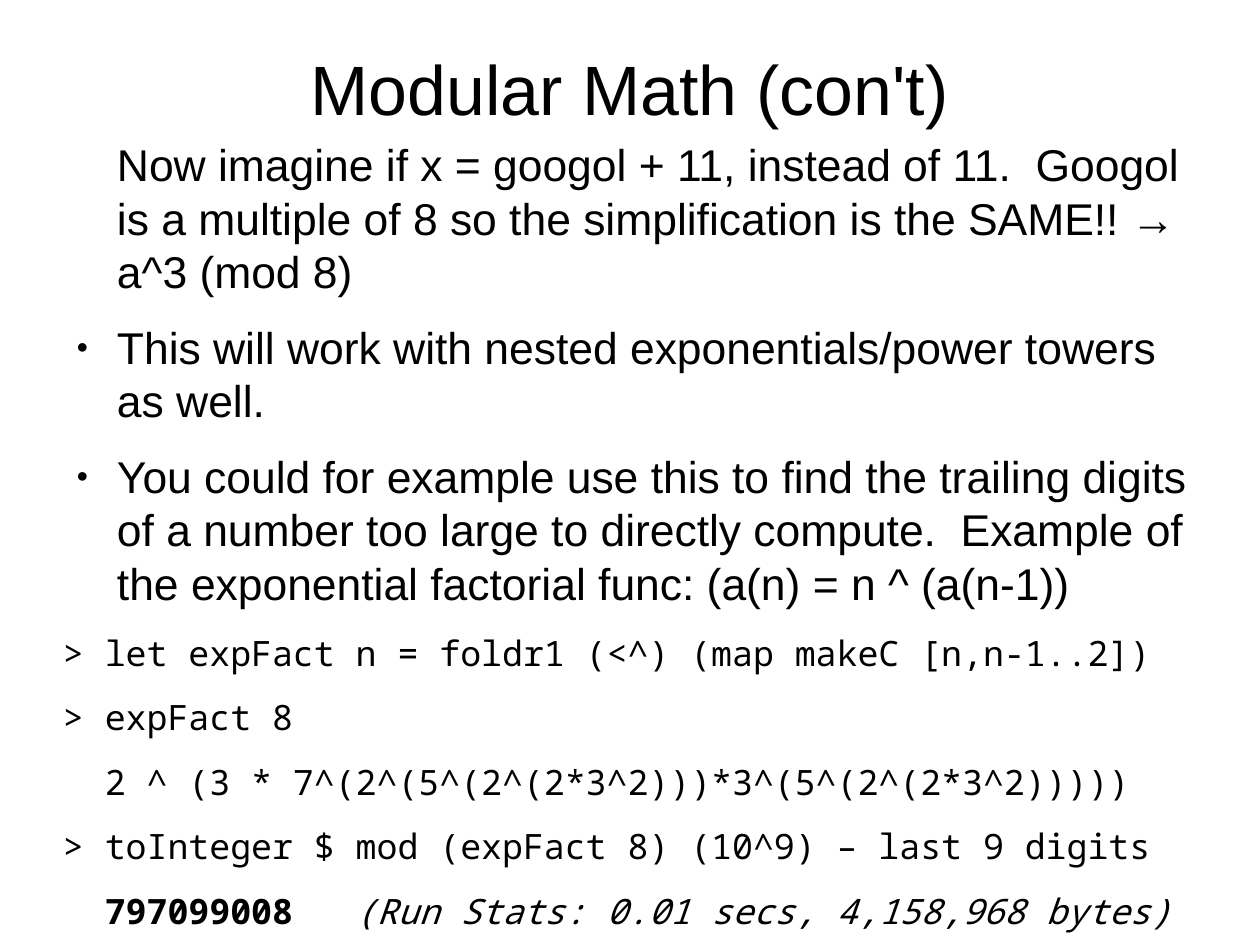
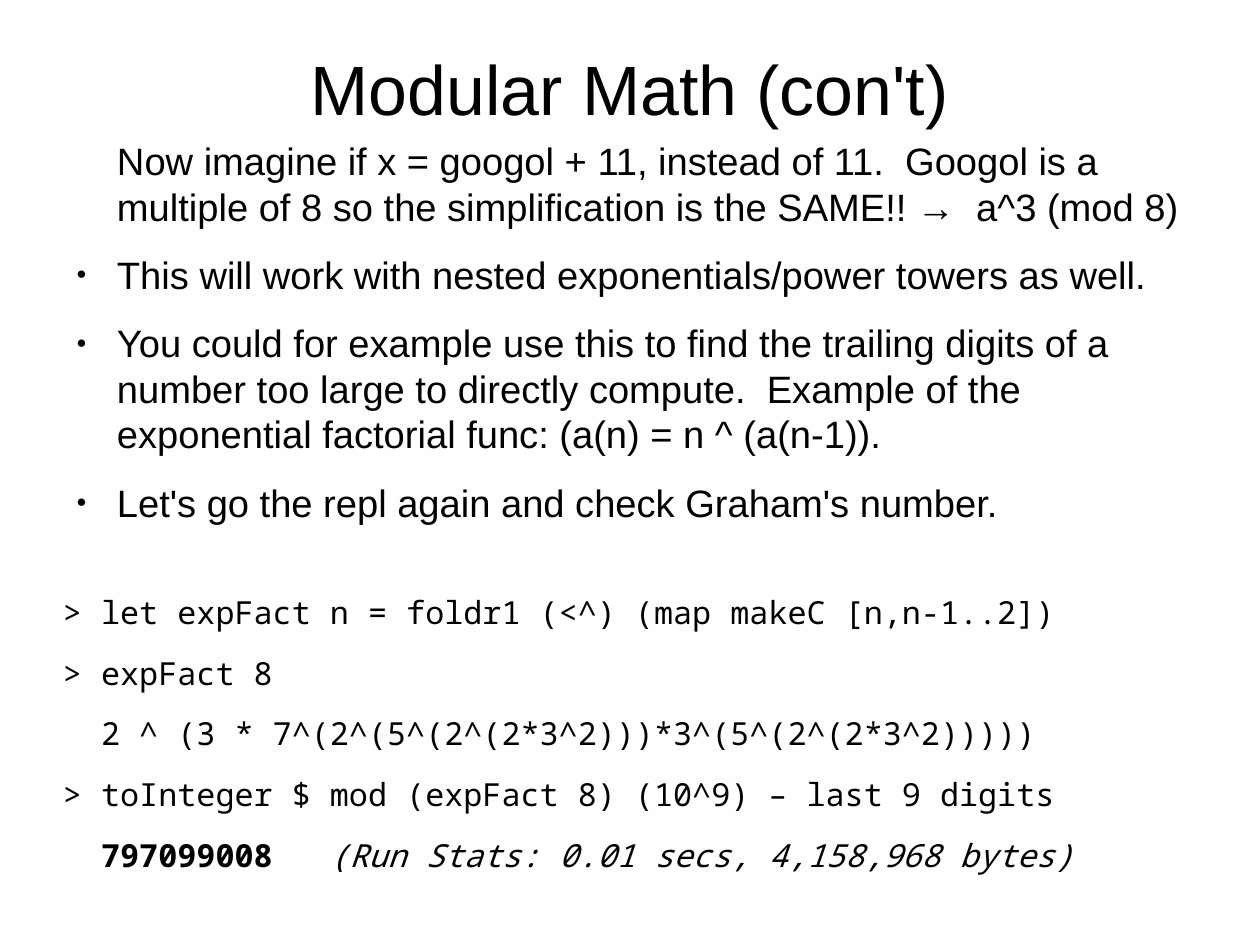
Before and after one commit to grandpascorpion/canon, a slide deck: slide 92 of goBigOrGoHome.odp (slide 89 before the commit). Drawn at 1260x945 pixels with LibreOffice and Linux fonts; fonts in the diff are those of the drawing. Boxes give left, top, right and bottom in pixels: in the first picture for what was removed or moved away, otherwise in the second. Text is boxed around its words. In the diff, an @@ line names an element or a change of style, - is before the commit and + after.

```diff
--- a/goBigOrGoHome.odp
+++ b/goBigOrGoHome.odp
@@ text at <box>101,147,1178,875</box>: size 28 to 24 pt in "Now imagine if x = googol + ...", "This will work with nested exponentials/power towers ..."; size 22 to 20 pt in "> let expFact n = foldr1 (<^) ...", "> expFact 8", "2 ^ (3 * 7^(2^(5^(2^(2*3^2)))*3^(5^(2^(2*3^2)))))", "> toInteger $ mod (expFact 8) (10^9) ..." and 1 more places @@
@@ text at <box>117,329,1108,525</box>: text changed; size 28 to 24 pt @@
-● You could for example use this to find the trailing digits of a number too large to directly compute. Example of the exponential factorial func: (a(n) = n ^ (a(n-1))
+● You could for example use this to find the trailing digits of a number too large to directly compute. Example of the exponential factorial func: (a(n) = n ^ (a(n-1)).
+● Let's go the repl again and check Graham's number.
```
Also in this commit, not shown: 17 other slides changed, 3 slides added.
